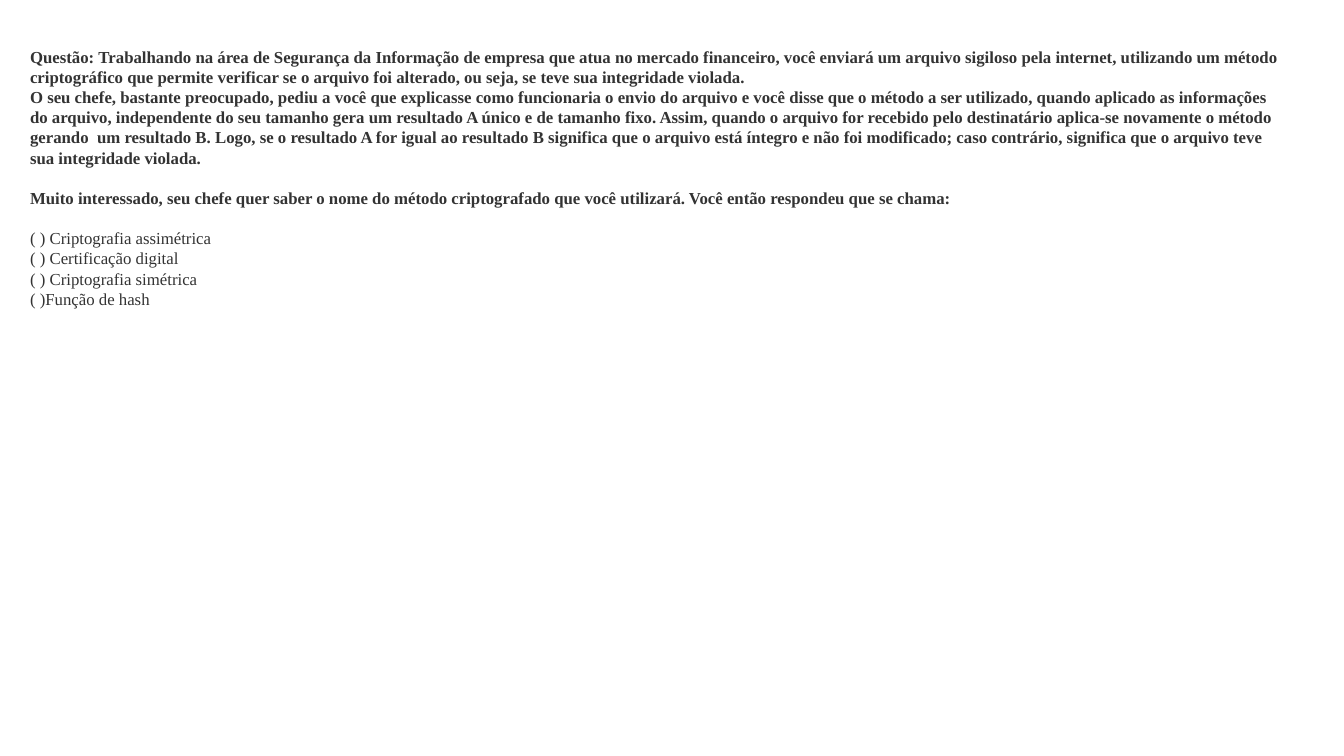
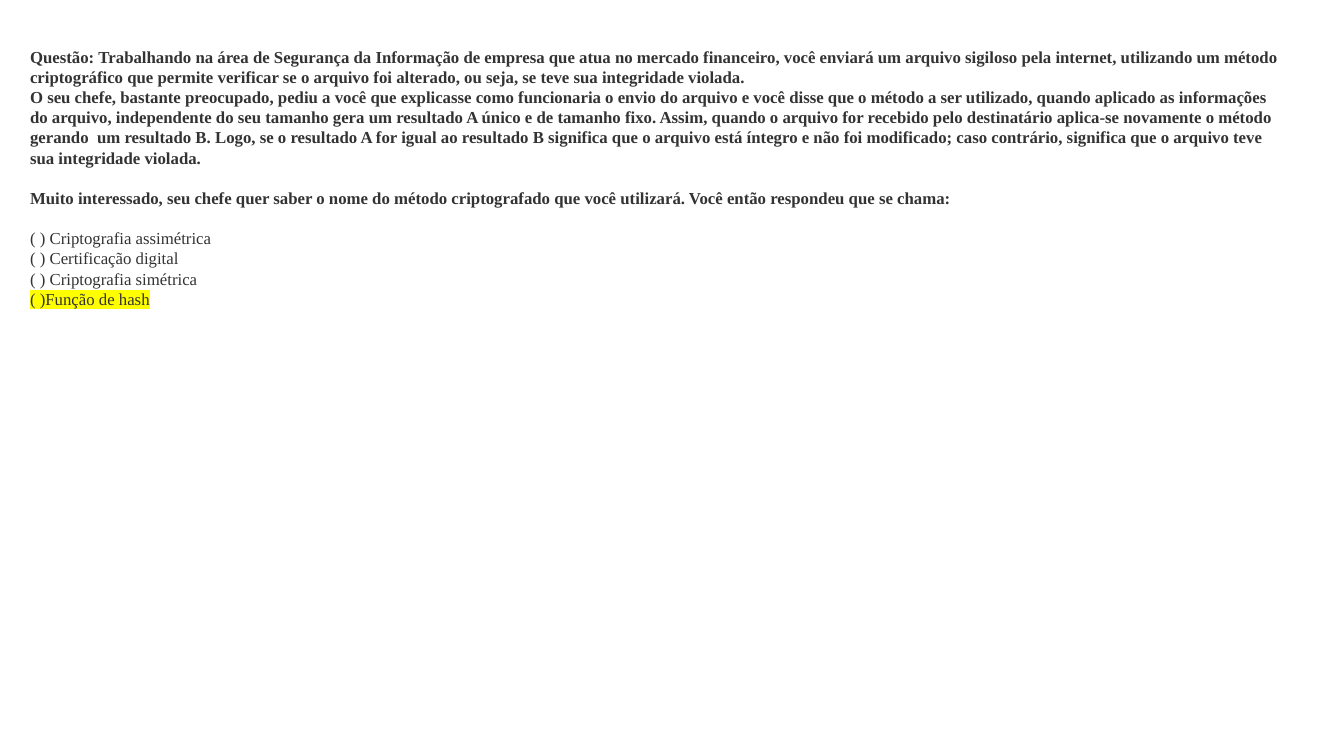
Before and after one commit to jharbes/SEGURANCA-DA-INFORMACAO, a slide deck: slide 17 of Aula_6.pptx. Drawn at 1344x756 pixels with LibreOffice and Linux fonts; fonts in the diff are those of the drawing. Boxes give left, top, right and bottom in pixels: in the first picture for what was removed or moved away, otherwise in the second. Text is boxed around its words. In the diff, an @@ line names an element or a change of style, - is before the commit and + after.

```diff
--- a/Aula_6.pptx
+++ b/Aula_6.pptx
@@ text at (x1=40, y1=232, x2=211, y2=309): highlight none to #FFFF00 in "( )Função de hash" @@
```
Also in this commit, not shown: 8 other slides changed.
